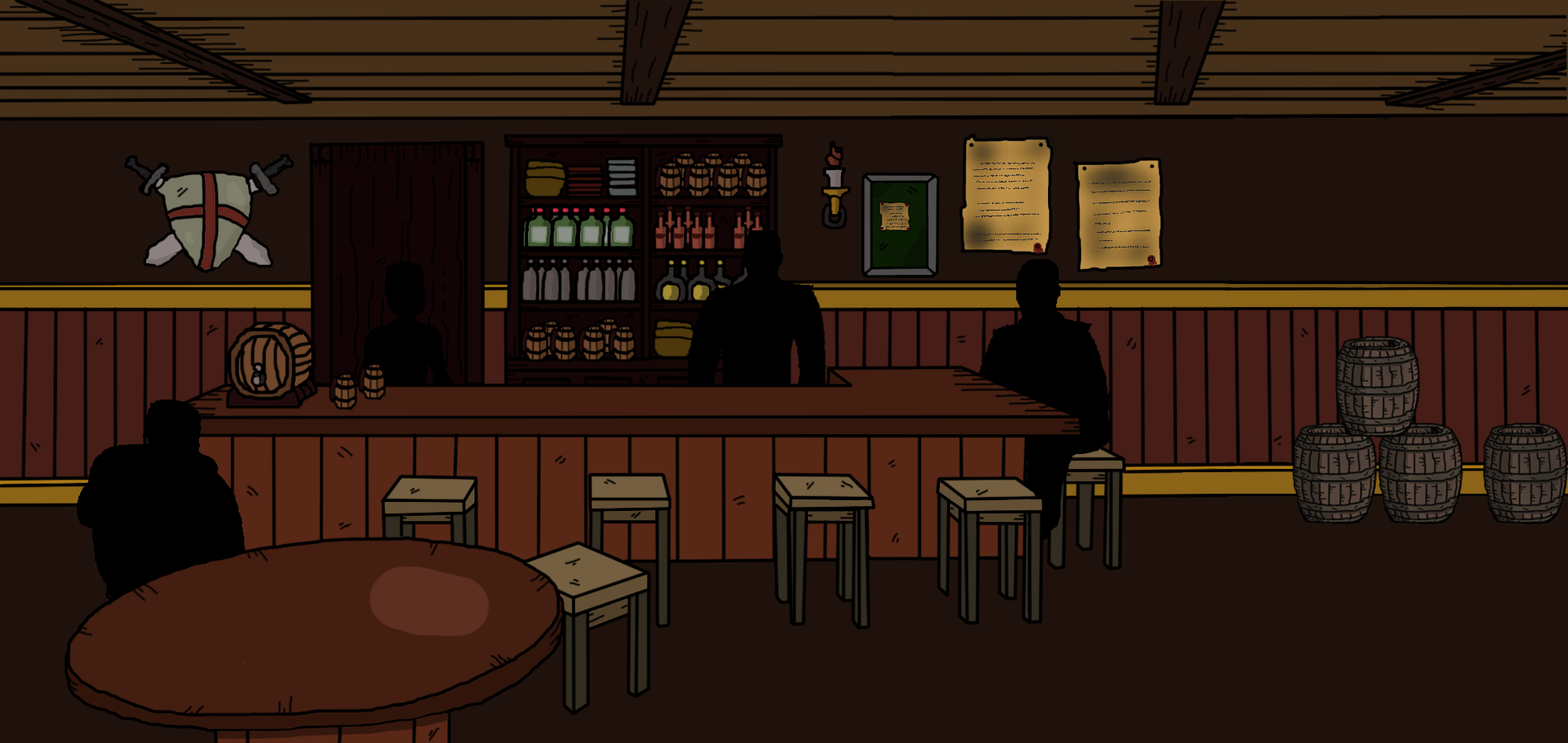
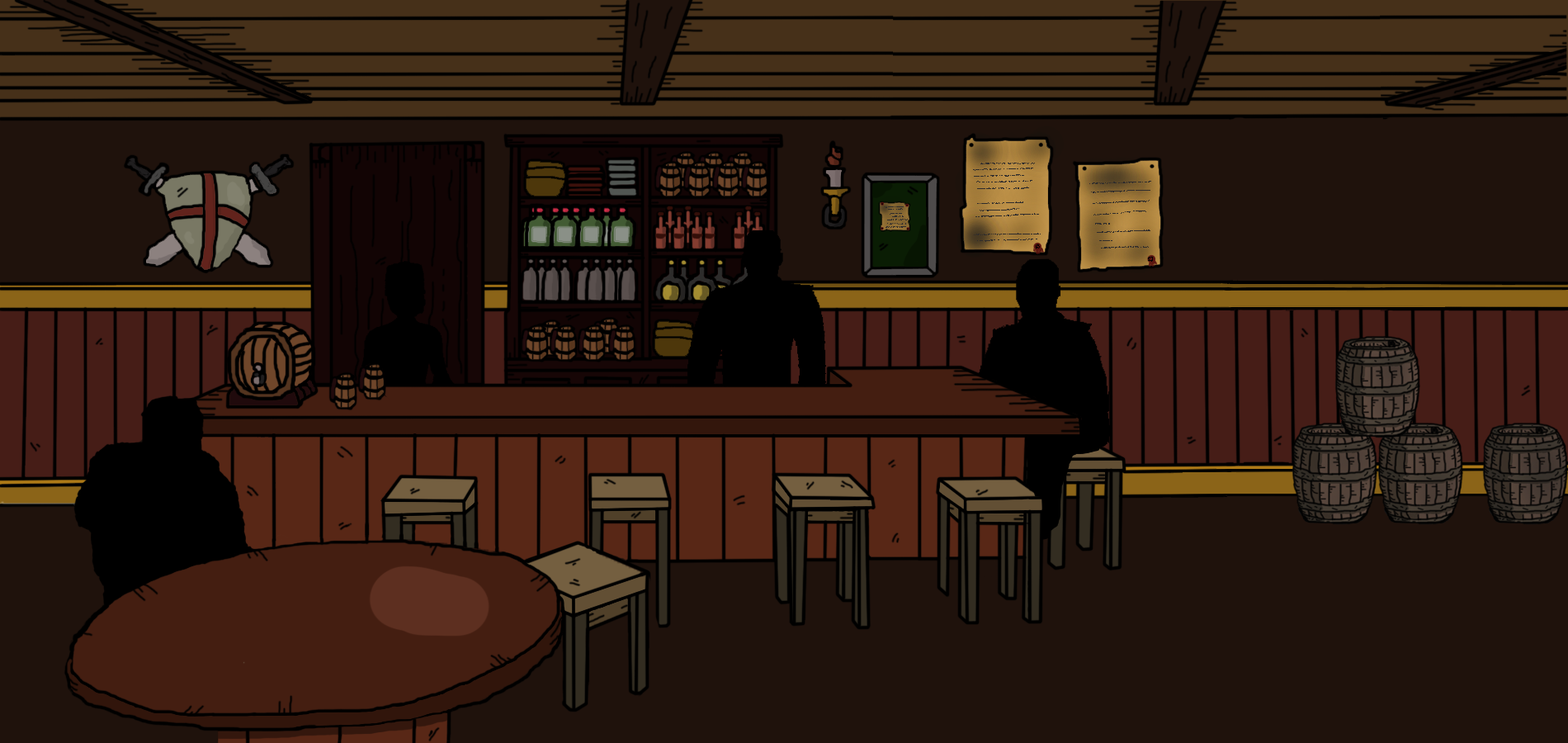
Revision of a layered 1568px x 743px image; what changed, layer by layer:
added layer "masa" above "bar" over [0, 395, 652, 743]
painted on "bar" over [0, 396, 660, 743]
